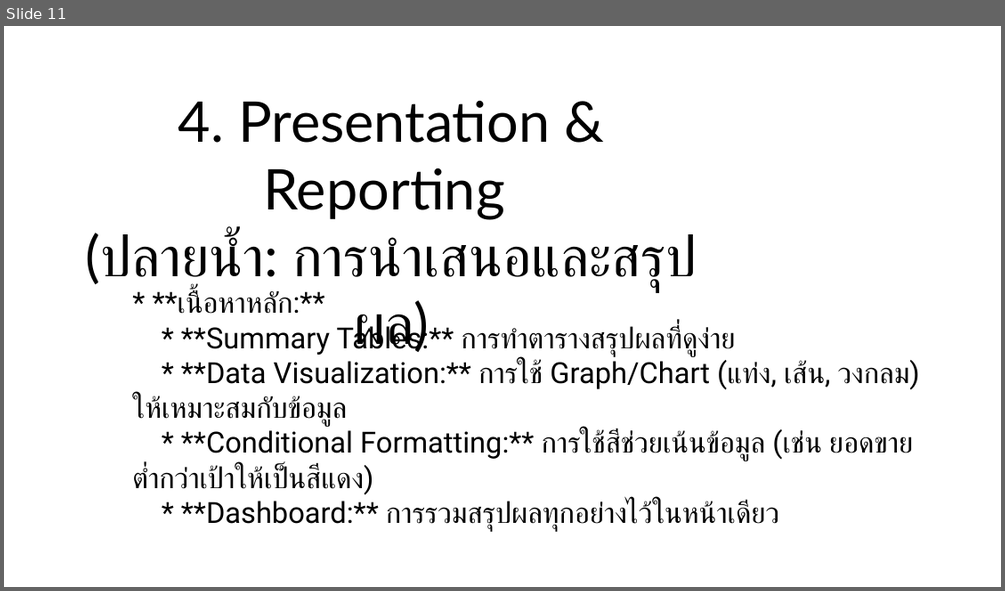
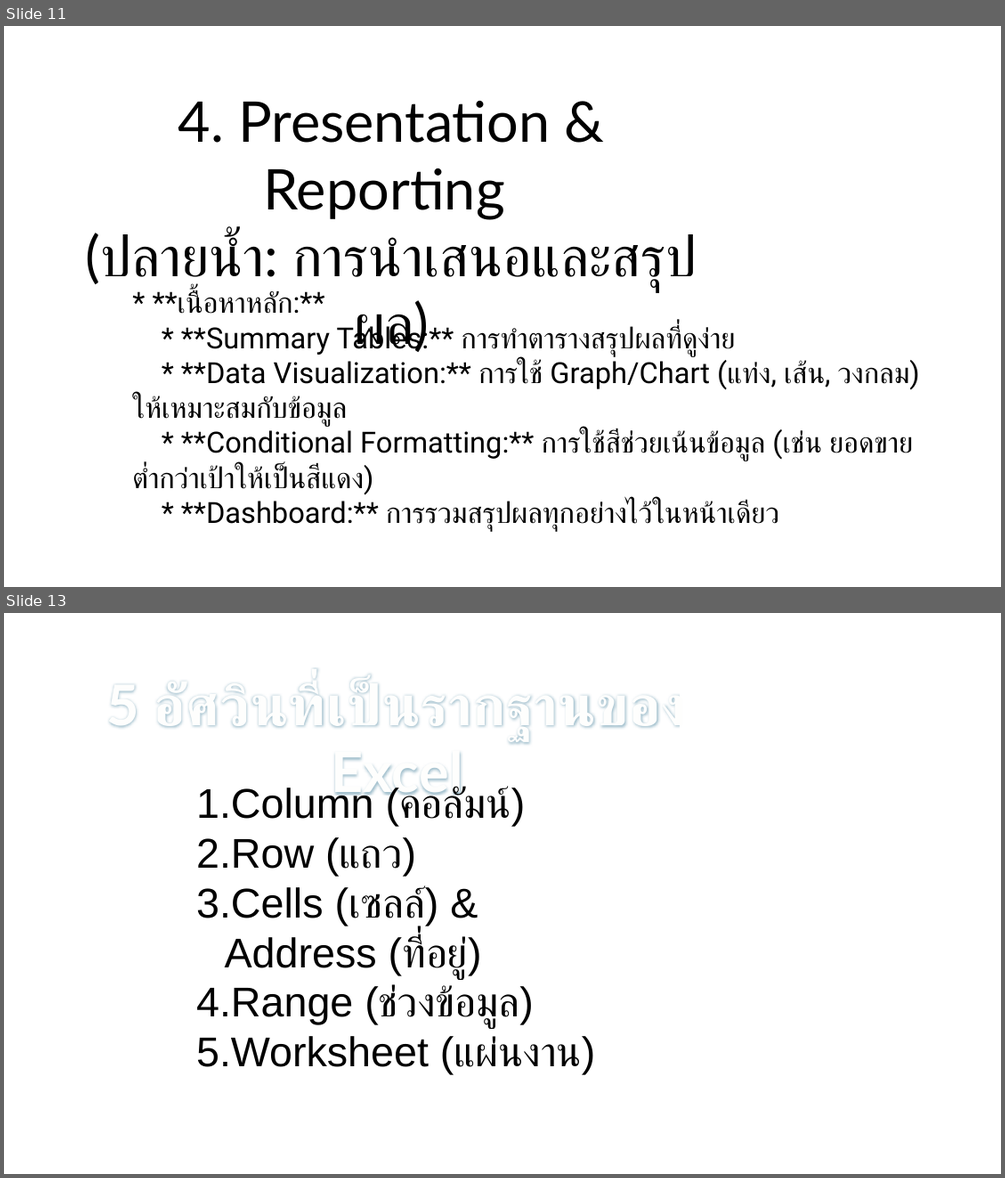
Before and after one commit to Tepakornk/excel-course, a slide deck: Excelppt.pptx. Shown one above the other, each under a label of ours: slide 11 before the commit, slides 11 and 13 after it; the slides between them are not shown. The pictures are 1005x591 and 1005x1178 pixels, drawn with LibreOffice and Linux fonts; fonts in the diff are those of the drawing. Boxes give left, top, right and bottom in pixels: in the first picture for what was removed or moved away, otherwise in the second. Text is boxed around its words. In the diff, an @@ line names an element or a change of style, - is before the commit and + after.

```diff
--- a/Excelppt.pptx
+++ b/Excelppt.pptx
@@ slide 13 added at bbox=[4, 613, 1001, 1174], background #FFFFFF @@
@@ text added at bbox=[107, 682, 686, 803], 54 pt, text #FEFEFE, bold @@
+5 อัศวินที่เป็นรากฐานของ Excel
@@ text added at bbox=[196, 785, 596, 1075], 40 pt, text #000000 @@
+1. Column (คอลัมน์)
+2. Row (แถว)
+3. Cells (เซลล์) & Address (ที่อยู่)
+4. Range (ช่วงข้อมูล)
+5. Worksheet (แผ่นงาน)
```
Also in this commit, not shown: 3 other slides added, 2 slides removed, 6 other files.
